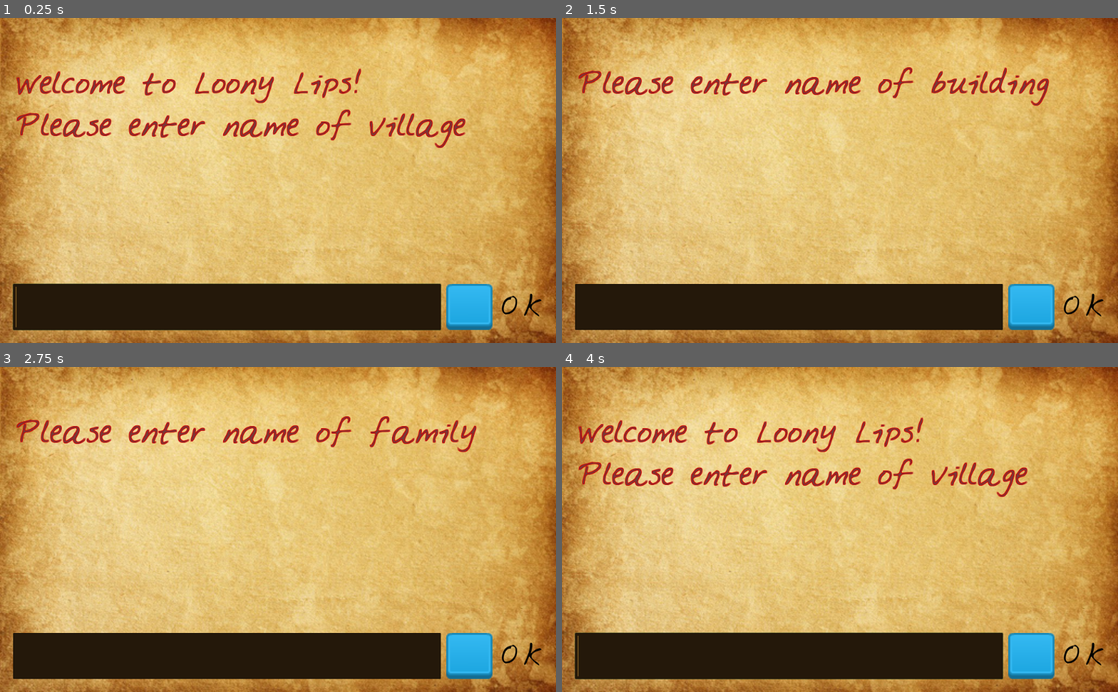
Above: before the commit, frames 1-4 (two rows, left to right).
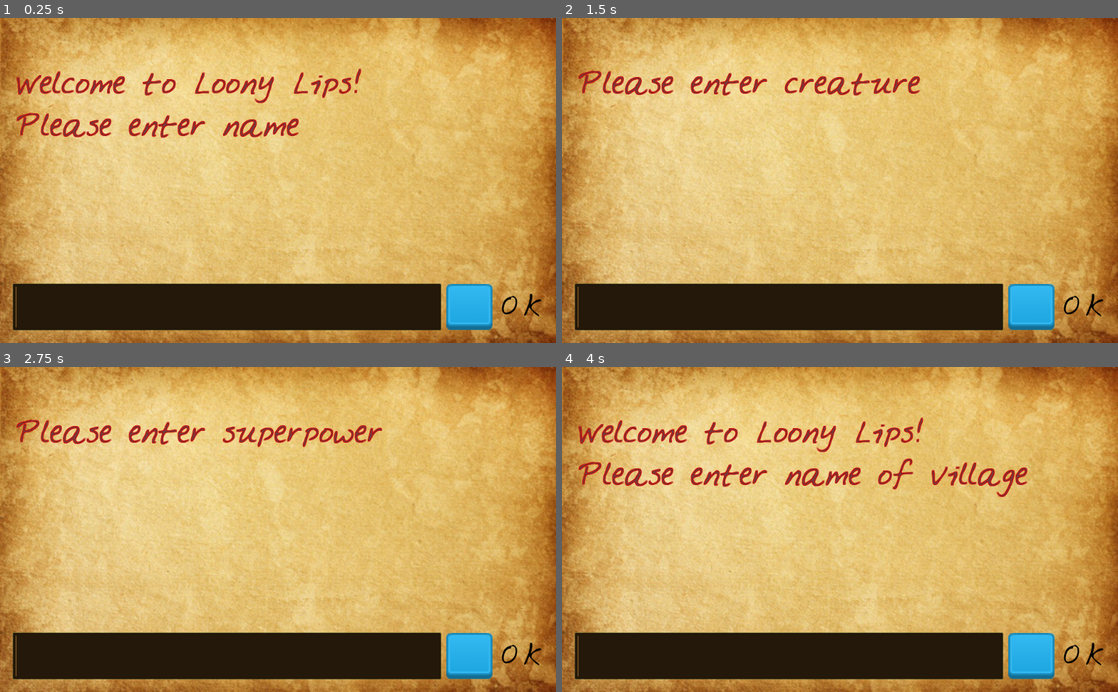
Above: after the commit, the same moments.

Repository: unnipv/loony-lips
Game: Godot game, scene res://LoonyLips.tscn
Same seed, same stepped clock (60 frames per second), same inputs: the game is played once before the commit and once after it.
Inputs (mouse positions are in pixels of both pictures, inside the frame that each line leads up to):
- Up to frame 1 (0.25 s): no input
- Up to frame 2 (1.5 s): click (789, 307) at 0.52 s; type "Alex" at 0.6 s; click (1029, 307) at 1.25 s
- Up to frame 3 (2.75 s): click (467, 656) at 2 s
- Up to frame 4 (4 s): click (1029, 656) at 2.75 s; tap Enter at 3.5 s

The runs differ from the first frame. In frame 1, 0.7% of the frame differs, in the area x 56-84%, y 28-40%; in frame 2, 1.9%, in the area x 2-88%, y 15-97%; in frame 3, 1.8%; in frame 4, nothing differs.

Commit message:
Working code complete

Diff:
--- a/Loony_Lips/LoonyLips.gd
+++ b/Loony_Lips/LoonyLips.gd
@@ -1,16 +1,31 @@
 extends Control
 
 var player_words = []
-var prompts = ["name of village","name of building","name of family"]
-var story = "The villagers of %s still called it ‘%s', even though it had been many years since the %s had lived there."
+var current_story = {}
 
 onready var PlayerText = $VBoxContainer/HBoxContainer/PlayerText
 onready var DisplayText = $VBoxContainer/DisplayText
 
 func _ready():
+	set_current_story()
 	DisplayText.text = "Welcome to Loony Lips!\n"
 	check_player_words_size()
 	PlayerText.grab_focus()
+
+func set_current_story():
+	var stories = get_from_json("StoryBook.json")
+	randomize()
+	var selected_story = stories[randi() % stories.size()]
+	current_story.prompts = selected_story.prompts
+	current_story.story = selected_story.story
+
+func get_from_json(filename):
+	var file = File.new()
+	file.open(filename, File.READ)
+	var text = file.get_as_text()
+	var data = parse_json(text)
+	file.close()
+	return data
 
 func _on_InputText_text_entered(_new_text):
 	add_to_player_words()
@@ -28,7 +43,7 @@
 	check_player_words_size()
 
 func is_story_done():
-	return player_words.size() == prompts.size()
+	return player_words.size() == current_story.prompts.size()
 
 func check_player_words_size():
 	if is_story_done():
@@ -37,10 +52,11 @@
 		prompt_player()
 
 func play_story():
-	DisplayText.text = story % player_words
+	DisplayText.text = current_story.story % player_words
 
 func prompt_player():
-	DisplayText.text += "Please enter " + prompts[player_words.size()]
+	DisplayText.text += "Please enter " + current_story.prompts[player_words.size()]
+	PlayerText.grab_focus()
 
 func end_game():
 	PlayerText.queue_free()
--- a/Loony_Lips/LoonyLips.tscn
+++ b/Loony_Lips/LoonyLips.tscn
@@ -1,10 +1,11 @@
-[gd_scene load_steps=9 format=2]
+[gd_scene load_steps=10 format=2]
 
 [ext_resource path="res://LoonyLips.gd" type="Script" id=1]
 [ext_resource path="res://gfx/parchment.jpg" type="Texture" id=2]
 [ext_resource path="res://gfx/Feltpen.ttf" type="DynamicFontData" id=3]
 [ext_resource path="res://gfx/blue_button12.png" type="Texture" id=4]
 [ext_resource path="res://gfx/blue_button11.png" type="Texture" id=5]
+[ext_resource path="res://Story.gd" type="Script" id=6]
 
 [sub_resource type="DynamicFont" id=1]
 size = 48
@@ -100,5 +101,17 @@
 custom_colors/font_outline_modulate = Color( 0, 0, 0, 1 )
 custom_colors/font_color_shadow = Color( 0, 0, 0, 1 )
 text = "OK"
+
+[node name="Storybook" type="Node" parent="."]
+
+[node name="Story 0" type="Node" parent="Storybook"]
+script = ExtResource( 6 )
+prompts = PoolStringArray( "name of village", "name of building", "name of family" )
+story = "The villagers of %s still called it ‘%s', even though it had been many years since the %s had lived there."
+
+[node name="Story 1" type="Node" parent="Storybook"]
+script = ExtResource( 6 )
+prompts = PoolStringArray( "qwdqw", "fefe", "qwsqw", "ewffcwe" )
+story = "The %s villewfeagers of %s still called it ‘%s', even though it had been many years since the %s had lived there."
 [connection signal="text_entered" from="VBoxContainer/HBoxContainer/PlayerText" to="." method="_on_InputText_text_entered"]
 [connection signal="pressed" from="VBoxContainer/HBoxContainer/TextureButton" to="." method="_on_TextureButton_pressed"]
--- /dev/null
+++ b/Loony_Lips/Story.gd
@@ -0,0 +1,7 @@
+extends Node
+
+export var prompts : PoolStringArray
+export var story : String
+
+func _ready():
+	pass
--- /dev/null
+++ b/Loony_Lips/StoryBook.json
@@ -0,0 +1,14 @@
+[
+{
+ "prompts" : ["name of village","name of building","name of family"],
+ "story" : "The villagers of %s still called it ‘%s', even though it had been many years since the %s had lived there."
+},
+{
+"prompts" : ["name","number"],
+"story" : "%s wakes up in an unrecognizable city that is at least %s years more advanced in technology than we are today."
+},
+{
+"prompts" : ["name","creature","superpower"],
+"story" : "%s wakes one morning and finds that they have turned into %s that is capable of %s"
+}
+]
Not shown, added: Loony_Lips/export_presets.cfg
